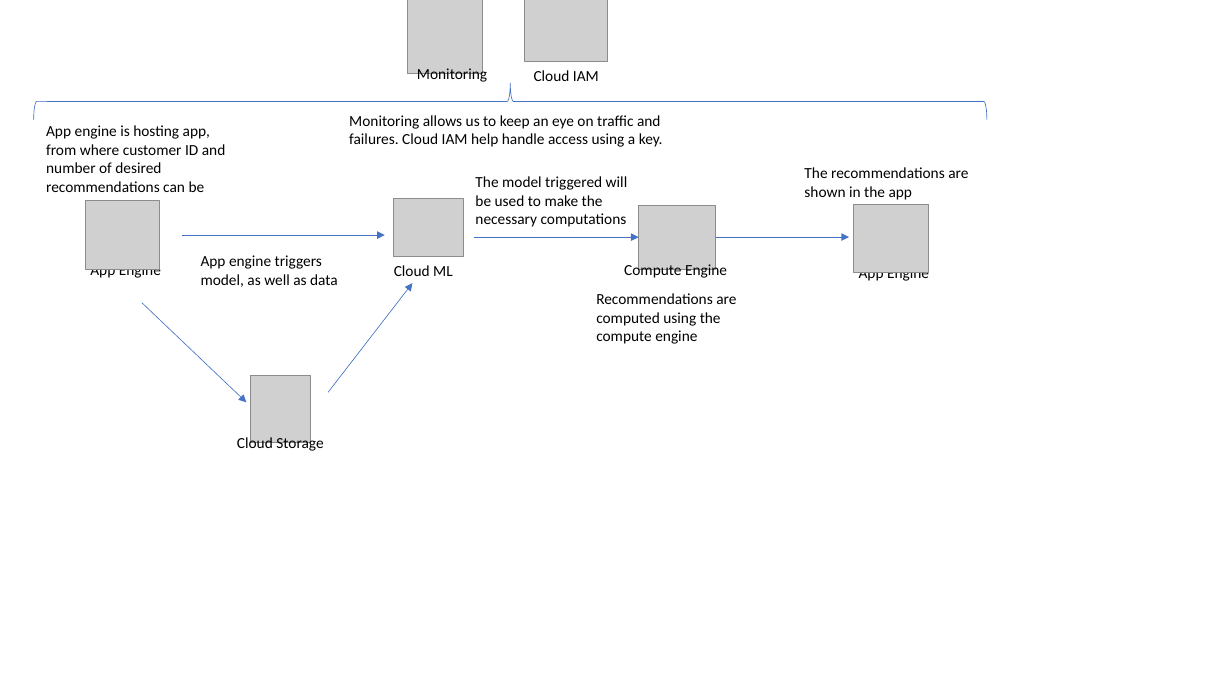
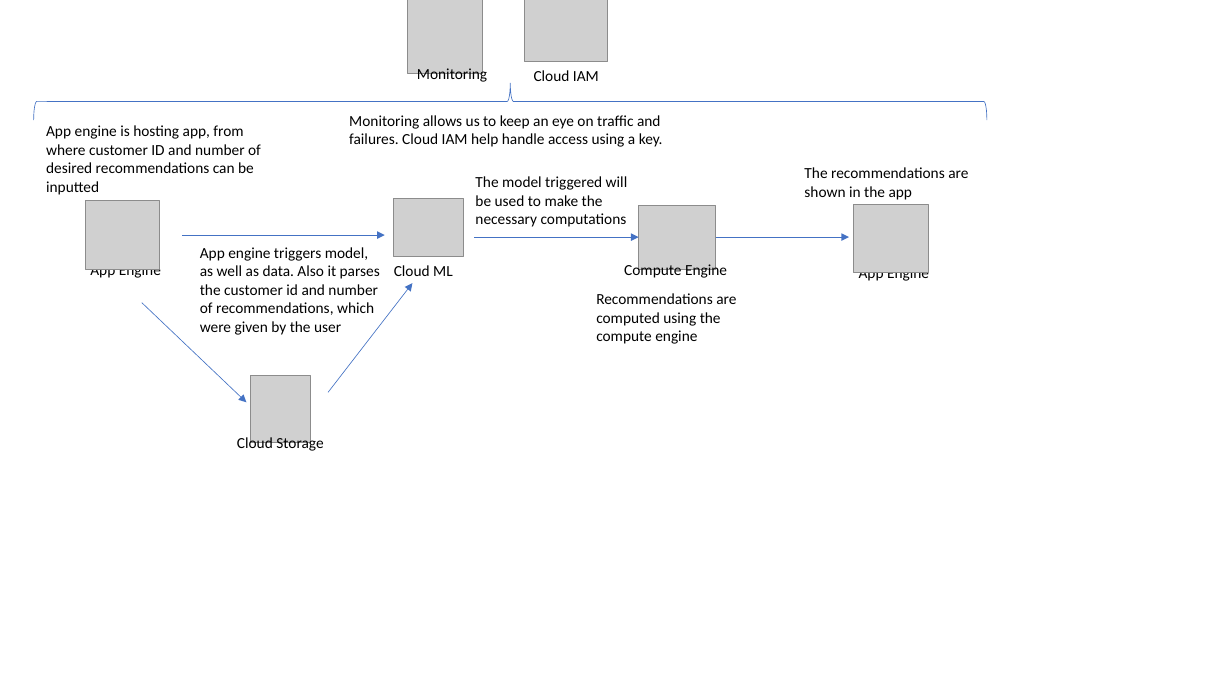
Before and after one commit to FKjaeren/Master-Thesis, a slide deck: slide 1 of ProcessBillede2.pptx. Drawn at 1232x693 pixels with LibreOffice and Linux fonts; fonts in the diff are those of the drawing; grey boxes stand for pictures. Boxes give left, top, right and bottom in pixels: in the first picture for what was removed or moved away, otherwise in the second. Text is boxed around its words. In the diff, an @@ line names an element or a change of style, - is before the commit and + after.

```diff
--- a/ProcessBillede2.pptx
+++ b/ProcessBillede2.pptx
@@ text at <box>46,125,261,195</box>: text changed @@
-App engine is hosting app, from where customer ID and number of desired recommendations can be
+App engine is hosting app, from where customer ID and number of desired recommendations can be inputted
@@ text at <box>200,247,380,335</box>: text changed @@
-App engine triggers model, as well as data
+App engine triggers model, as well as data. Also it parses the customer id and number of recommendations, which were given by the user
```
Also in this commit, not shown: 3 other files.
